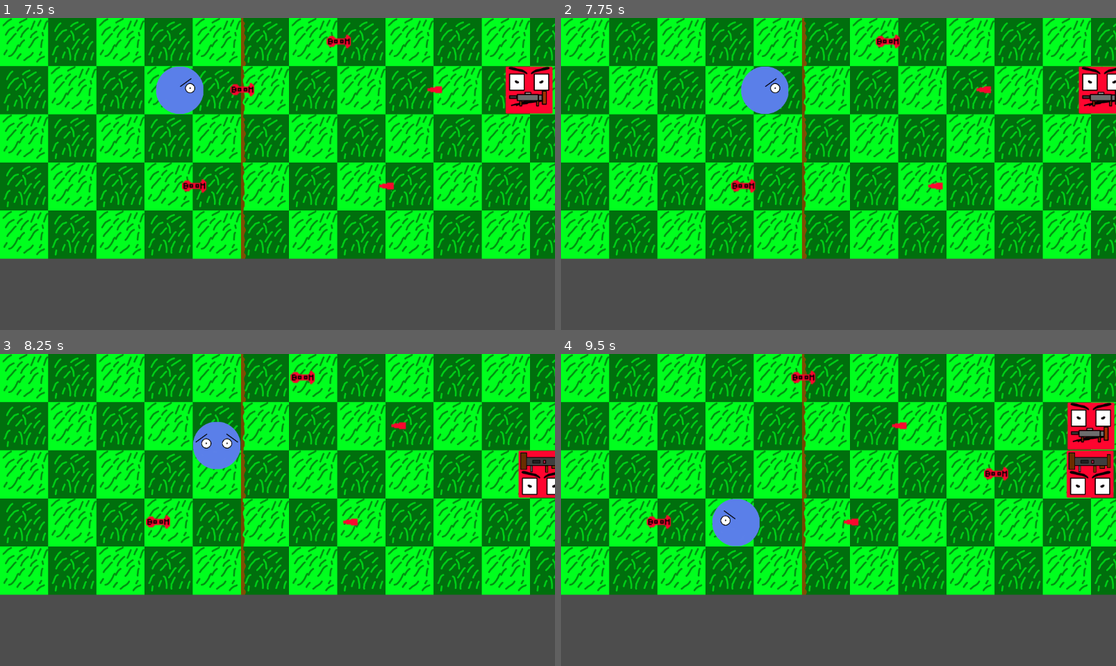
Above: before the commit, frames 1-4 (two rows, left to right).
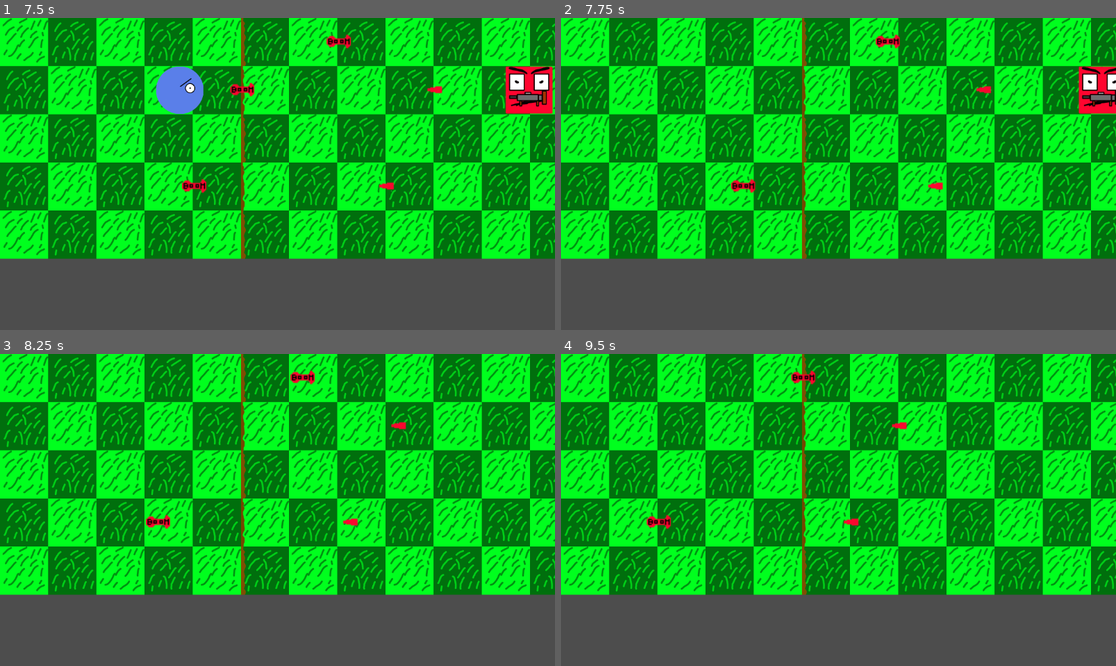
Above: after the commit, the same moments.

Repository: Killfreek/Rats
Game: Godot game, scene res://main.tscn
Two runs of this game, one before a commit and one after it. Both use one fixed random seed, a clock stepped at 60 frames per second and the inputs below.
Inputs:
- Up to frame 1 (7.5 s): tap Enter at 0.5 s; hold D (MoveRight) 0.53-1.28 s; hold S (MoveDown) 1.28-2.03 s; hold D (MoveRight) 2.03-2.78 s; hold W (MoveUp) 2.78-3.53 s; hold A (MoveLeft) 3.53-5.03 s; hold S (MoveDown) 5.03-5.78 s; hold D (MoveRight) 5.78-6.53 s; hold W (MoveUp) 6.53-7.28 s; hold D (MoveRight) from 7.28 s (still down)
- Up to frame 2 (7.75 s): keep holding D (MoveRight)
- Up to frame 3 (8.25 s): release D (MoveRight) at 8.03 s; hold S (MoveDown) from 8.03 s (still down)
- Up to frame 4 (9.5 s): release S (MoveDown) at 8.78 s; hold A (MoveLeft) from 8.78 s (still down)

Frame 1 is identical in both runs. In frame 2, 1.1% of the frame differs, in the area x 32-42%, y 15-31%; in frame 3, 2.1%; in frame 4, 3.8%, in the area x 27-100%, y 15-62%.

Commit message:
Added health to player and despawing
added health to player, taking damage and despawning timmer for spawning eneimes still needs disabling

Diff:
--- a/EnemyBots/EnemySpawnController.gd
+++ b/EnemyBots/EnemySpawnController.gd
@@ -6,25 +6,37 @@
 
 var spawnLocationsUseState : Array[bool]
 
+var continueSpawnaing: bool;
+
 func _ready():
 	spawnLocationsUseState.resize(spawnLocations.size());
 	spawnLocationsUseState.fill(false);
 
+	playerNode.connect("tree_exiting",_on_player_despawn);
+
+	continueSpawnaing = true;
+
 
 func _on_enemy_spawn_timer_timeout():
-	var rng = RandomNumberGenerator.new()
-	var rngNumber = int(rng.randf_range(0, spawnLocations.size()));
-	if !spawnLocationsUseState[rngNumber]:
-		var spawnLocation = spawnLocations[rngNumber];
-		var enimeyToSpawn = int(rng.randf_range(0, enemyScene.size()));
-		var enemy = enemyScene[enimeyToSpawn].instantiate();
-		enemy.setup(rngNumber, playerNode);
-		enemy.position = self.position + spawnLocation.position;
+	if (continueSpawnaing):
+		var rng = RandomNumberGenerator.new()
+		var rngNumber = int(rng.randf_range(0, spawnLocations.size()));
+		if !spawnLocationsUseState[rngNumber]:
+			var spawnLocation = spawnLocations[rngNumber];
+			var enimeyToSpawn = int(rng.randf_range(0, enemyScene.size()));
+			var enemy = enemyScene[enimeyToSpawn].instantiate();
+			enemy.setup(rngNumber, playerNode);
+			enemy.position = self.position + spawnLocation.position;
 
-		enemy.left.connect(_on_enemy_despawn);
+			enemy.left.connect(_on_enemy_despawn);
 
-		add_child(enemy);
-		spawnLocationsUseState[rngNumber] = true;
+			add_child(enemy);
+			spawnLocationsUseState[rngNumber] = true;
+	else:
+		print("spawn enemy timmer still firing need to disable it");
 
 func _on_enemy_despawn(index : int):
 	spawnLocationsUseState[index] = false;
+
+func _on_player_despawn():
+	continueSpawnaing = false;
--- a/Player/player.gd
+++ b/Player/player.gd
@@ -8,6 +8,8 @@
 @export var PlayerAreaBottomRightCorner : Node2D
 
 @export var CancelMovementThreshold : int
+
+@export var health : int
 
 var player
 var playerArea : Rect2
@@ -101,3 +103,8 @@
 		finalPosition = false;
 		isDoingReverse = false;
 		$AnimatedSprite2D.animation = "Idle";
+
+func takeDamage(damage : int):
+	health =- damage;
+	if (health <= 0):
+		queue_free();
--- a/Projectiles/BaseProjectile.gd
+++ b/Projectiles/BaseProjectile.gd
@@ -3,6 +3,8 @@
 class_name  BaseProjectile
 
 @export var speed : int
+@export var damage : int
+
 var finalPosition : Vector2
 
 func _process(delta):
@@ -13,4 +15,6 @@
 
 func _on_area_2d_area_entered(area):
 	print(area.get_name());
+	if(area.get_name() == "Player"):
+		area.takeDamage(damage);
 	queue_free();
--- a/Projectiles/Projectile.tscn
+++ b/Projectiles/Projectile.tscn
@@ -21,6 +21,7 @@
 [node name="Projectile" type="Node2D"]
 script = ExtResource("1_fwswn")
 speed = 100
+damage = 1
 
 [node name="AnimatedSprite2D" type="AnimatedSprite2D" parent="."]
 scale = Vector2(2, 2)
--- a/Projectiles/ProjectileExplosive.tscn
+++ b/Projectiles/ProjectileExplosive.tscn
@@ -21,6 +21,7 @@
 [node name="Projectile" type="Node2D"]
 script = ExtResource("1_4sdx2")
 speed = 100
+damage = 2
 
 [node name="AnimatedSprite2D" type="AnimatedSprite2D" parent="."]
 position = Vector2(1.43051e-06, 9.53674e-07)
--- a/main.tscn
+++ b/main.tscn
@@ -17,6 +17,7 @@
 PlayerAreaTopLeftCorner = NodePath("../PlayerAreaTopLeft")
 PlayerAreaBottomRightCorner = NodePath("../PlayerAreaBottomRight")
 CancelMovementThreshold = 50
+health = 1
 
 [node name="PlayerAreaTopLeft" type="Node2D" parent="."]
 
